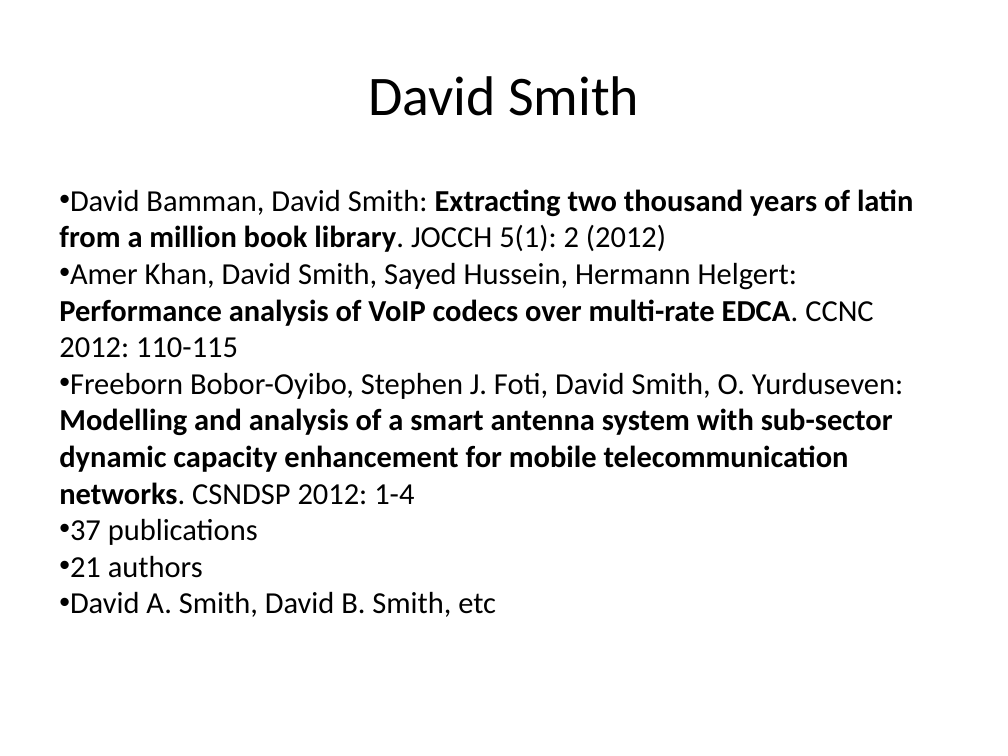
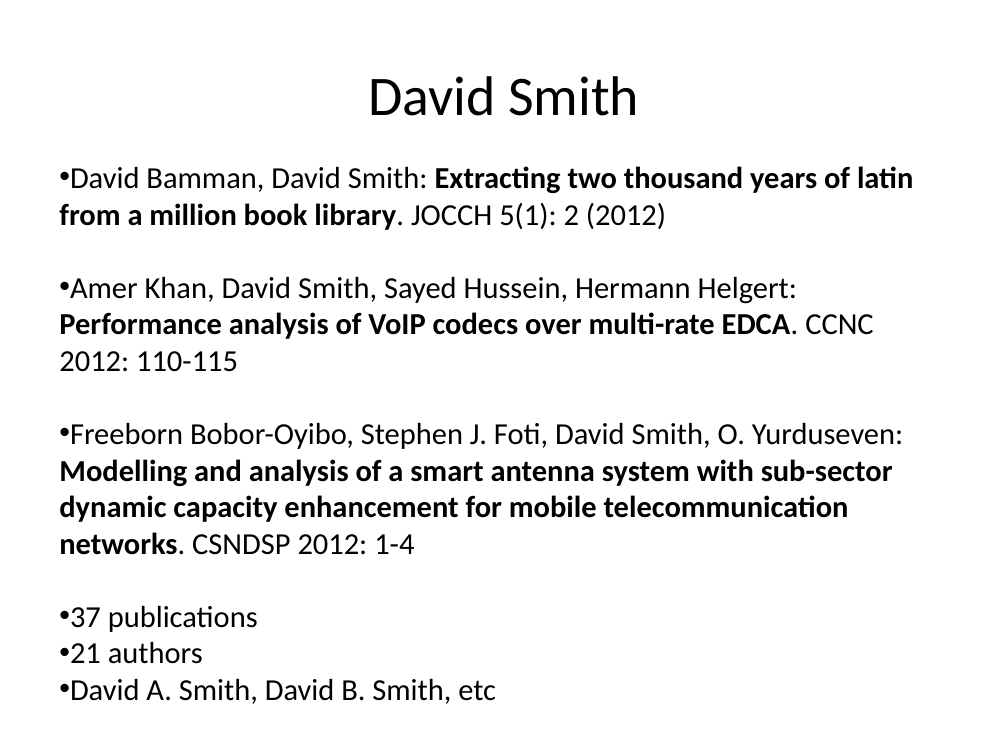
Before and after one commit to samanz/AuthorLink, a slide deck: slide 4 of FinalReport/presentation.pptx (slide 3 before the commit). Drawn at 1008x756 pixels with LibreOffice and Linux fonts; fonts in the diff are those of the drawing. Boxes give left, top, right and bottom in pixels: in the first picture for what was removed or moved away, otherwise in the second. Text is boxed around its words. In the diff, an @@ line names an element or a change of style, - is before the commit and + after.

```diff
--- a/FinalReport/presentation.pptx
+++ b/FinalReport/presentation.pptx
@@ text "David Bamman, David Smith: Extracting ..." rewrapped from (x1=59, y1=189, x2=913, y2=617) to (x1=59, y1=166, x2=913, y2=701) @@
```
Also in this commit, not shown: 3 slides added, 6 other files.
